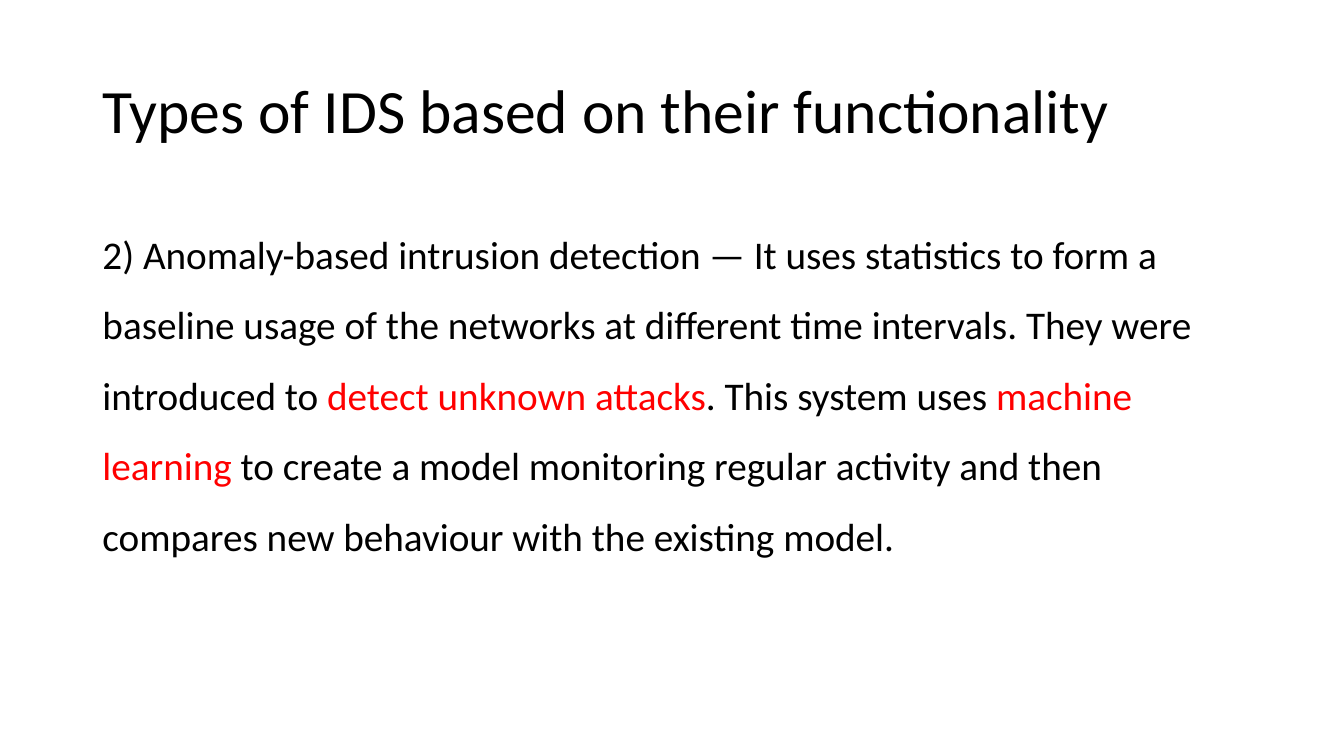
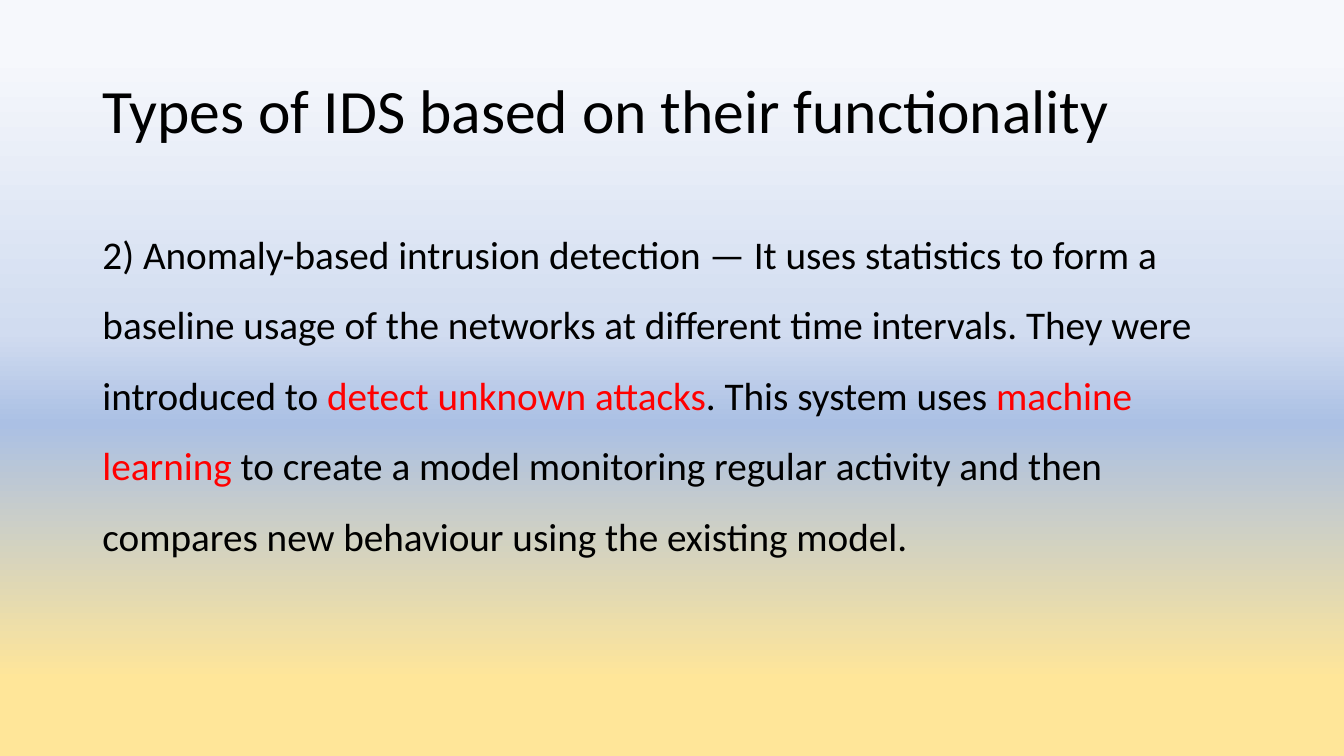
Before and after one commit to anujshr15/-MINOR-PROJECT--Intrusion-Detection-System-, a slide deck: slide 6 of Minor Project presentation.pptx. Drawn at 1344x756 pixels with LibreOffice and Linux fonts; fonts in the diff are those of the drawing. Boxes give left, top, right and bottom in pixels: in the first picture for what was removed or moved away, otherwise in the second. Text is boxed around its words. In the diff, an @@ line names an element or a change of style, - is before the commit and + after.

Commit message:
rerun the model and noted the results

```diff
--- a/Minor Project presentation.pptx
+++ b/Minor Project presentation.pptx
@@ background #FFFFFF to gradient #F6F8FC to #D1DCF0 to #ABC0E4 to #FFE699 @@
@@ text at (102, 240, 1191, 558): text changed @@
-2) Anomaly-based intrusion detection — It uses statistics to form a baseline usage of the networks at different time intervals. They were introduced to detect unknown attacks. This system uses machine learning to create a model monitoring regular activity and then compares new behaviour with the existing model.
+2) Anomaly-based intrusion detection — It uses statistics to form a baseline usage of the networks at different time intervals. They were introduced to detect unknown attacks. This system uses machine learning to create a model monitoring regular activity and then compares new behaviour using the existing model.
```
Also in this commit, not shown: 41 other slides changed, 6 slides added, 1 slide removed, 1 other file.
